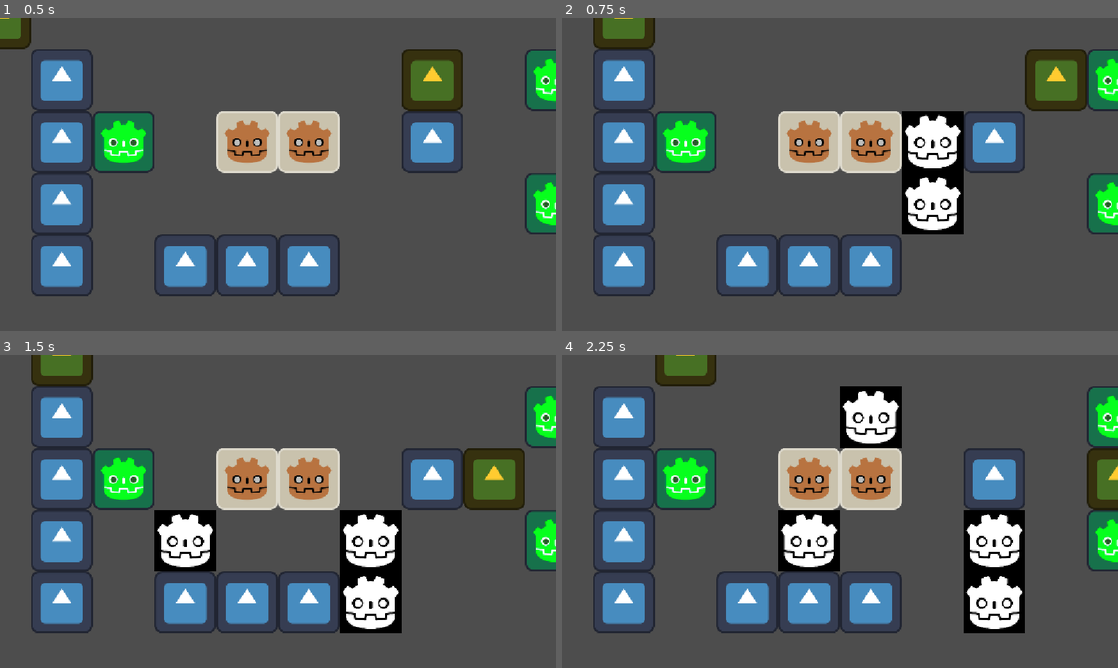
Above: before the commit, frames 1-4 (two rows, left to right).
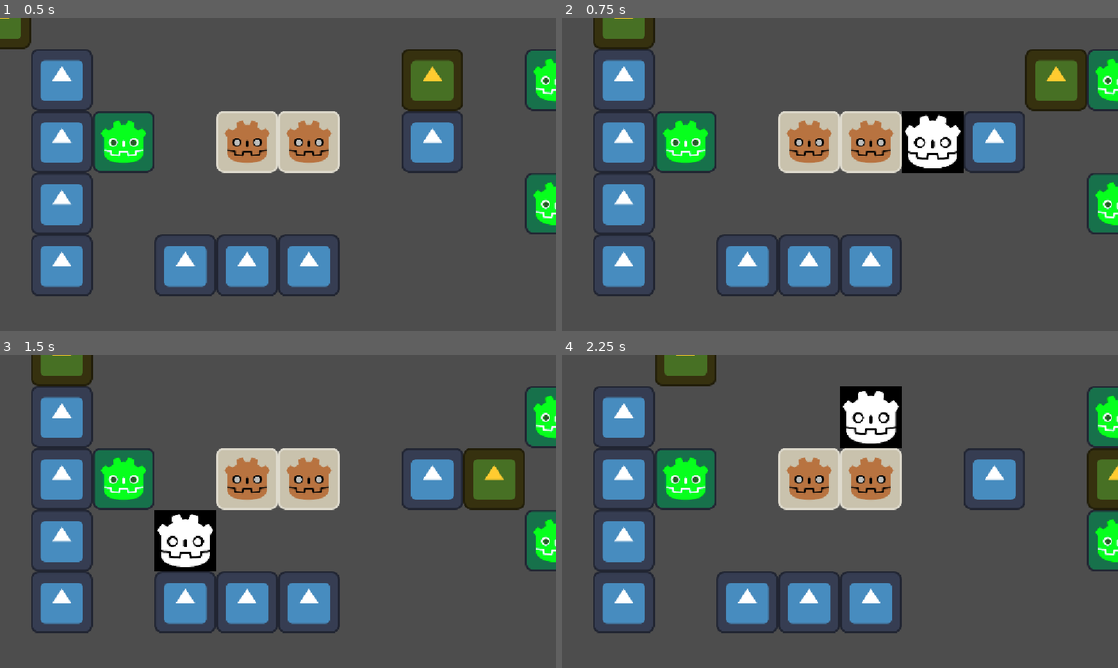
Above: after the commit, the same moments.

Repository: yuesubi/unijam-2026
Game: Godot game, scene res://Scenes/Mounir2.tscn
The game is run twice, just before and just after one commit, with the same random seed, the same clock (stepped at 60 frames per second) and the same inputs. This scene is started directly instead of the project's main scene. The engine's default icon, where the game draws it, is replaced by a stand-in: a white triangle on a blue panel in a dark square.
Inputs (mouse positions are in pixels of both pictures, inside the frame that each line leads up to):
- Up to frame 1 (0.5 s): no input
- Up to frame 2 (0.75 s): tap Enter (ui_accept) at 0.5, 0.6 s; move the mouse to (962, 158) at 0.52 s; hold Right (ui_right) from 0.53 s (still down)
- Up to frame 3 (1.5 s): tap Enter (ui_accept) at 0.77, 1.07, 1.25, 1.35 s; move the mouse to (166, 527) at 1.27 s; release Right (ui_right) at 1.28 s; hold Down (ui_down) from 1.28 s (still down)
- Up to frame 4 (2.25 s): tap Enter (ui_accept) at 1.52, 1.82, 2, 2.1 s; move the mouse to (895, 442) at 2.02 s; release Down (ui_down) at 2.03 s; hold Right (ui_right) from 2.03 s (still down)

Frame 1 is identical in both runs. In frame 2, 2.1% of the frame differs, in the area x 61-73%, y 49-70%; in frame 3, 4.3%; in frame 4, 6.4%, in the area x 38-84%, y 49-89%.

Commit message:
Pull du desespoir

Diff:
--- a/into-the-maze/Scripts/mounir2_base.gd
+++ b/into-the-maze/Scripts/mounir2_base.gd
@@ -1,6 +1,7 @@
 extends Node2D
 
 var cross = preload("res://Scenes/cross.tscn")
+var instance
 
 var tile_size = 128
 var objective:int = 0
@@ -15,9 +16,15 @@
 		spawn_cross(get_global_mouse_position().snapped(Vector2.ONE * tile_size))
 
 func spawn_cross(pos):
-	var instance = cross.instantiate()
-	instance.position = pos
-	add_child(instance)
+	if (!instance):
+		instance = cross.instantiate()
+		instance.position = pos
+		add_child(instance)
+	else:
+		instance.queue_free()
+		instance = cross.instantiate()
+		instance.position = pos
+		add_child(instance)
 
 
 func _on_death():
--- a/into-the-maze/Scripts/mounir_cross.gd
+++ b/into-the-maze/Scripts/mounir_cross.gd
@@ -17,7 +17,23 @@
 # Called when the node enters the scene tree for the first time.
 func _ready():
 	position = position.snapped(Vector2.ONE * tile_size)
+	ray.target_position = position
+	ray.force_raycast_update()
+	print("Test")
+	print(position)
+	if ray.is_colliding():
+		print("AAAAAAAAAAAAAAAAAAAAAAA")
+		queue_free()
+	fuck_my_life()
 	#position += Vector2.ONE * tile_size
+
+
+
+func fuck_my_life() :
+	ray.target_position = Vector2.ZERO * tile_size
+	ray.force_raycast_update()
+	if ray.is_colliding():
+		queue_free()
 
 func _unhandled_input(event):
 	if moving:
@@ -27,6 +43,7 @@
 			move(dir)
 
 func move(dir):
+	#fuck_my_life()
 	ray.target_position = inputs[dir] * tile_size
 	ray.force_raycast_update()
 	if !ray.is_colliding():
